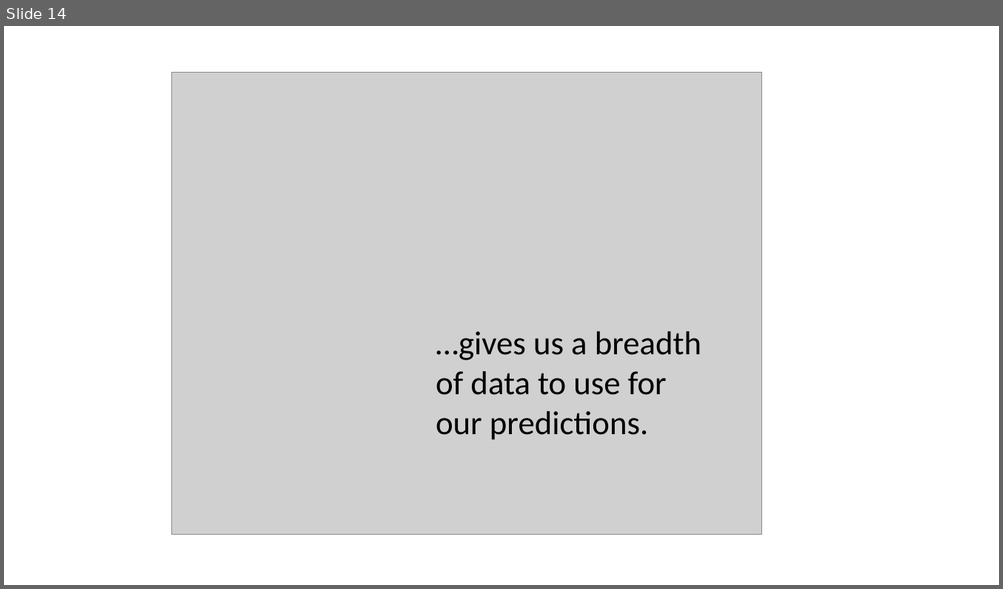
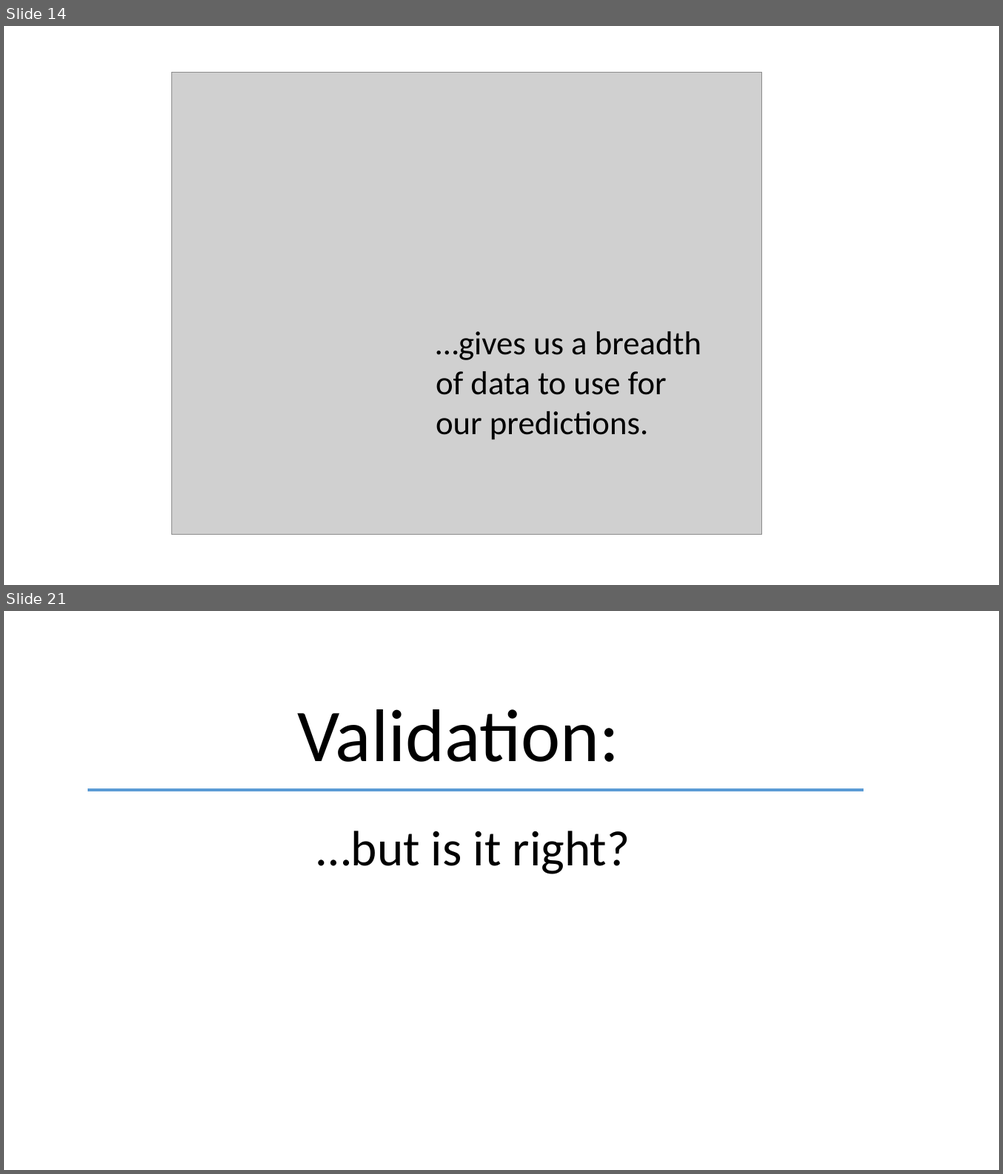
Before and after one commit to craiglawrie/TimeAtTemperature, a slide deck: images/Time-At-Temperature-Presentation.pptx. Shown one above the other, each under a label of ours: slide 14 before the commit, slides 14 and 21 after it; the slides between them are not shown. The pictures are 1003x589 and 1003x1174 pixels, drawn with LibreOffice and Linux fonts; fonts in the diff are those of the drawing; grey boxes stand for pictures. Boxes give left, top, right and bottom in pixels: in the first picture for what was removed or moved away, otherwise in the second. Text is boxed around its words. In the diff, an @@ line names an element or a change of style, - is before the commit and + after.

```diff
--- a/images/Time-At-Temperature-Presentation.pptx
+++ b/images/Time-At-Temperature-Presentation.pptx
@@ slide 21 added at (4, 611, 999, 1170), background #FFFFFF @@
@@ text added at (297, 709, 619, 762), 72 pt, text #000000 @@
+Validation:
@@ line added from (88, 790) to (864, 790), #5B9BD5 3 pt @@
@@ text added at (316, 831, 630, 874), 48 pt, text #000000 @@
+…but is it right?
```
Also in this commit, not shown: 1 slide changed, 7 other slides added, 4 other files.
